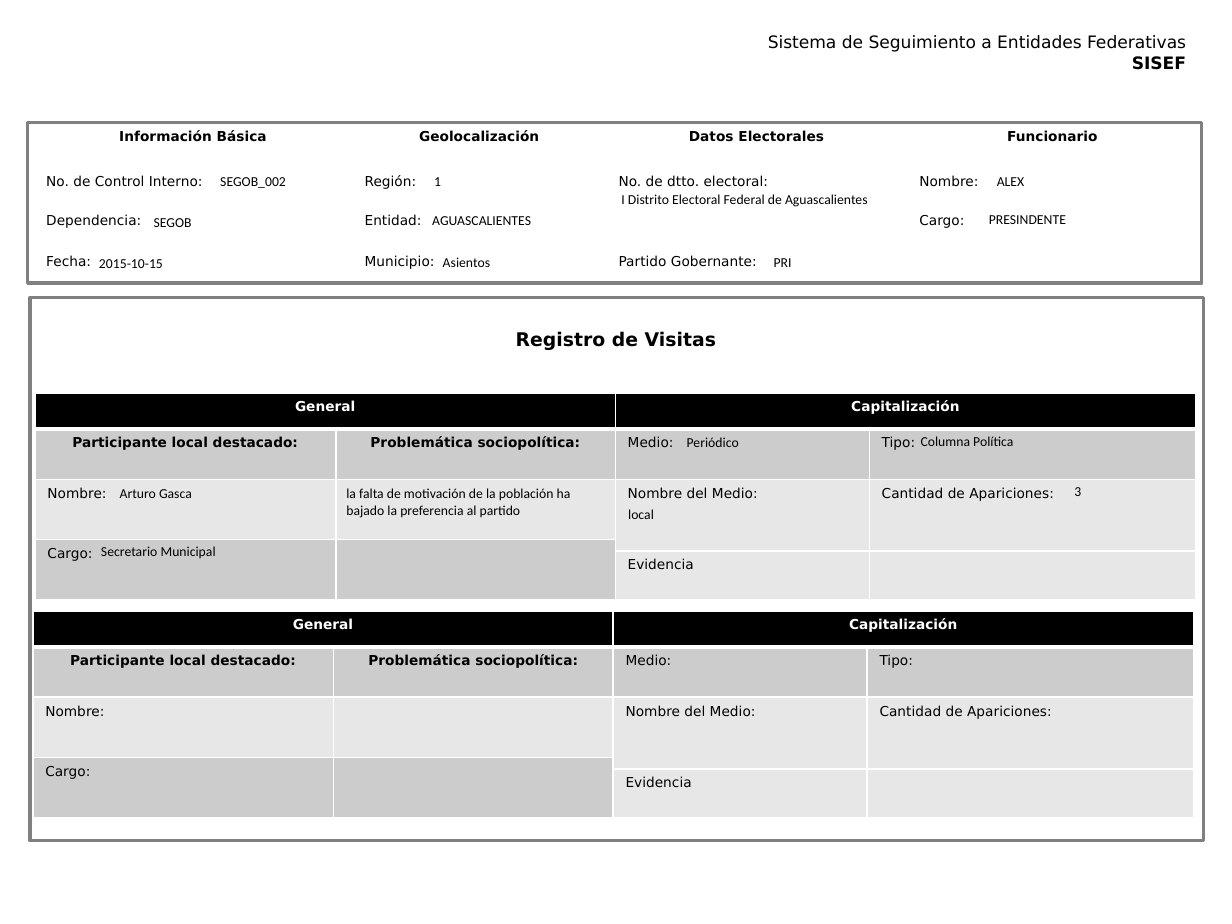
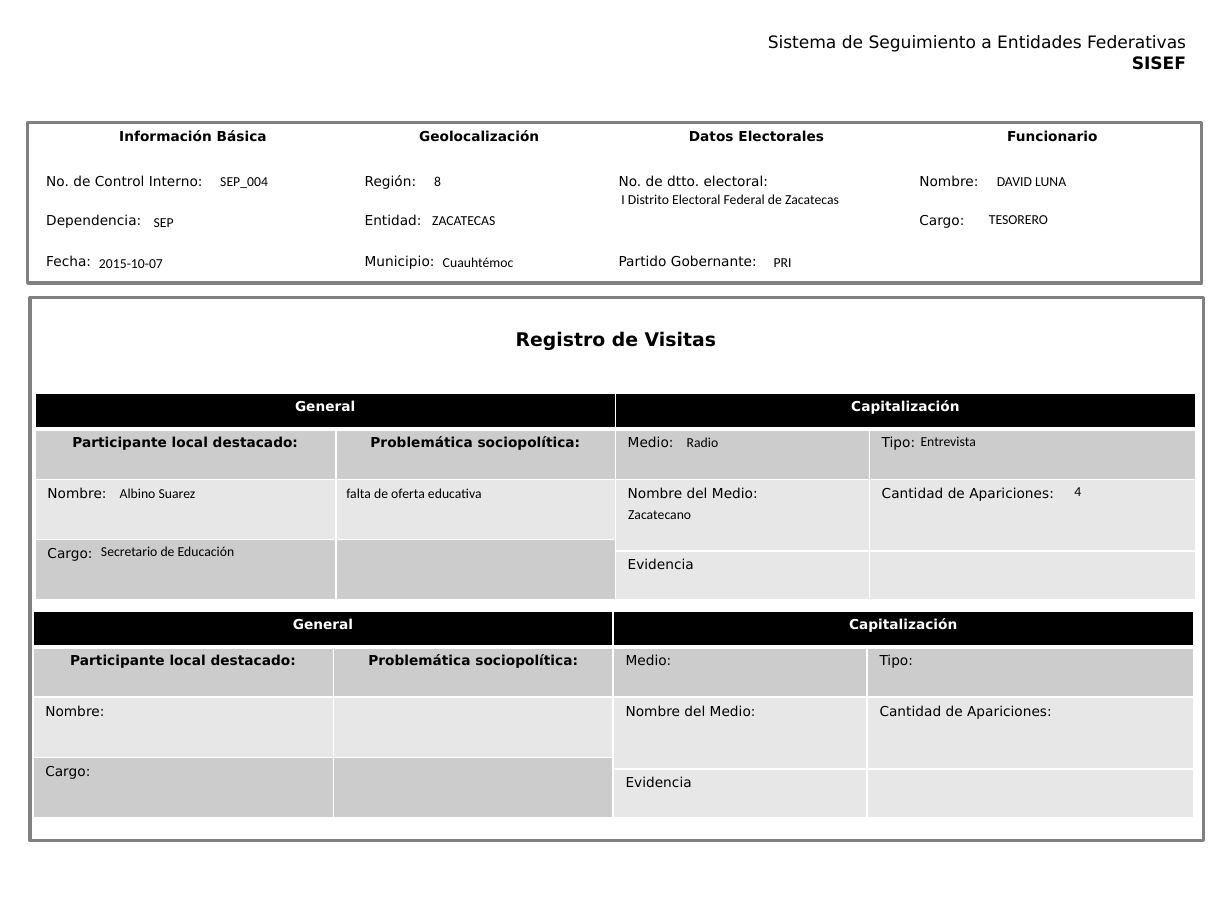
Before and after one commit to fpedro23/visitas, a slide deck: slide 1 of visitas_stg/static/ppt/ppt-generados/FichaTecnicaObras_1.pptx. Drawn at 1232x924 pixels with LibreOffice and Linux fonts; fonts in the diff are those of the drawing; background and template pictures are left out. Boxes give left, top, right and bottom in pixels: in the first picture for what was removed or moved away, otherwise in the second. Text is boxed around its words. In the diff, an @@ line names an element or a change of style, - is before the commit and + after.

```diff
--- a/visitas_stg/static/ppt/ppt-generados/FichaTecnicaObras_1.pptx
+++ b/visitas_stg/static/ppt/ppt-generados/FichaTecnicaObras_1.pptx
@@ text at [220,177,268,188]: text changed @@
-SEGOB_002
+SEP_004
@@ text at [434,176,441,186]: text changed @@
-1
+8
@@ text at [997,177,1066,186]: text changed @@
-ALEX
+DAVID LUNA
@@ text at [621,194,839,204]: text changed @@
-I Distrito Electoral Federal de Aguascalientes
+I Distrito Electoral Federal de Zacatecas
@@ text at [154,218,174,227]: text changed @@
-SEGOB
+SEP
@@ text at [432,216,495,225]: text changed @@
-AGUASCALIENTES
+ZACATECAS
@@ text at [989,215,1048,224]: text changed @@
-PRESINDENTE
+TESORERO
@@ text at [99,259,163,268]: text changed @@
-2015-10-15
+2015-10-07
@@ text at [443,257,514,267]: text changed @@
-Asientos
+Cuauhtémoc
@@ text at [687,437,719,447]: text changed @@
-Periódico
+Radio
@@ text at [921,436,976,446]: text changed @@
-Columna Política
+Entrevista
@@ text at [120,488,196,498]: text changed @@
-Arturo Gasca
+Albino Suarez
@@ text at [346,488,482,498]: text changed @@
-la falta de motivación de la población ha bajado la preferencia al partido
+falta de oferta educativa
@@ text at [1074,487,1081,496]: text changed @@
-3
+4
@@ text at [628,510,691,519]: text changed @@
-local
+Zacatecano
@@ text at [101,546,235,556]: text changed @@
-Secretario Municipal
+Secretario de Educación
```
Also in this commit, not shown: 2 other files.
